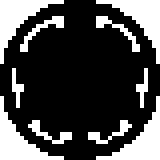
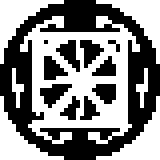
Before/after of a 160×160 layered artwork. What changed in the layer stack:
added group "patterns final" with 6 layers above "Layer 1 copy" over [32, 32, 128, 128]
added layer "bad" in group "patterns final" over [32, 32, 128, 128]
added layer "good" in group "patterns final" over [32, 32, 128, 128]
added layer "them" in group "patterns final" over [40, 44, 116, 120]
added layer "us" in group "patterns final" over [32, 36, 124, 124]
added layer "you" in group "patterns final" over [32, 76, 124, 88]
added layer "i" in group "patterns final" over [76, 36, 84, 124]
